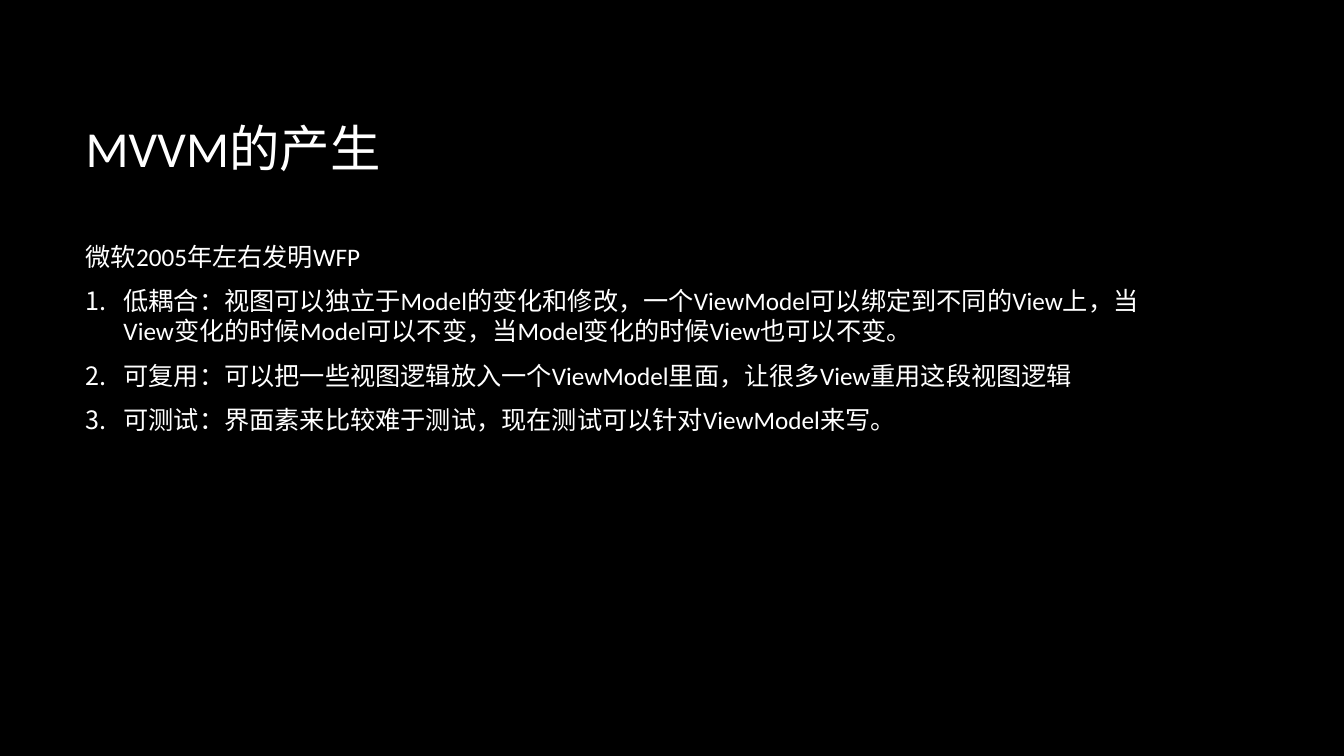
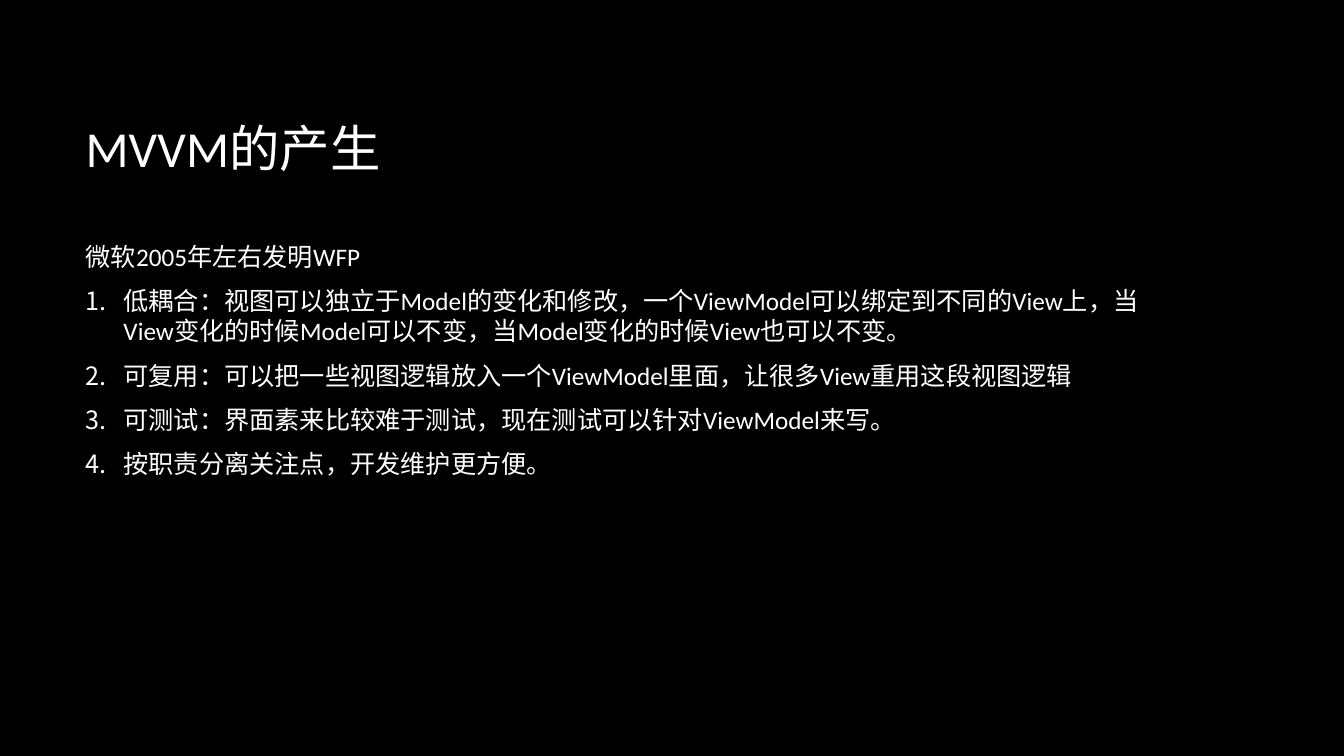
Before and after one commit to zhanglingkang/study, a slide deck: slide 22 of article/front-end/前端技术分享.pptx (slide 21 before the commit). Drawn at 1344x756 pixels with LibreOffice and Linux fonts; fonts in the diff are those of the drawing; background and template pictures are left out. Boxes give left, top, right and bottom in pixels: in the first picture for what was removed or moved away, otherwise in the second. Text is boxed around its words. In the diff, an @@ line names an element or a change of style, - is before the commit and + after.

```diff
--- a/article/front-end/前端技术分享.pptx
+++ b/article/front-end/前端技术分享.pptx
@@ text at (x1=123, y1=451, x2=551, y2=476): paragraph added @@
+4. 按职责分离关注点，开发维护更方便。
```
Also in this commit, not shown: 2 other slides changed, 4 slides added, 1 slide removed.
